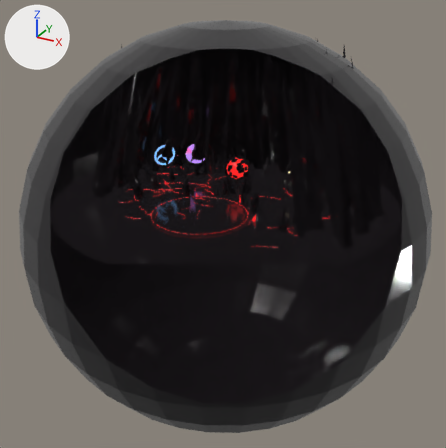
A saved change to the glTF model assets/arenas/origin/origin_arena.glb.
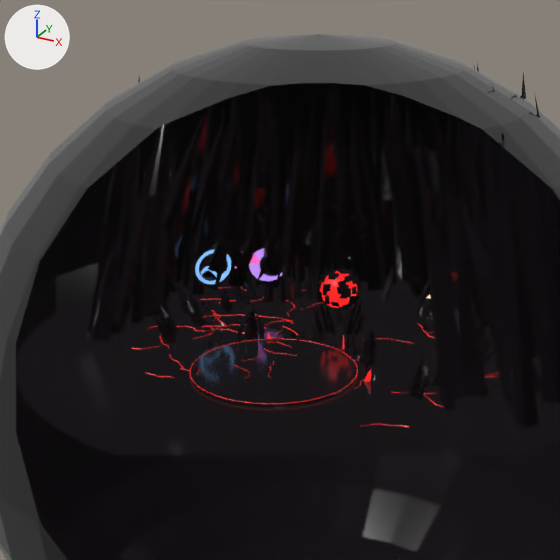
Old and new are each drawn whole from a camera (50 mm lens) standing at (55.2, -91.3, 45.0) and looking at (-0.5, 9.9, -5.6) and again close up on the part from 9% to 82% of the width and 0% to 72% of the height. The lights are fixed; the arrows at upper left show +X, +Y and +Z. The last two pictures show the newer version. Everything nearer to the camera than a plane just in front of the edit is cut away. Vertices at exactly the same position are counted once.

Names of what the first close-up shows: 'OriginChamber'.
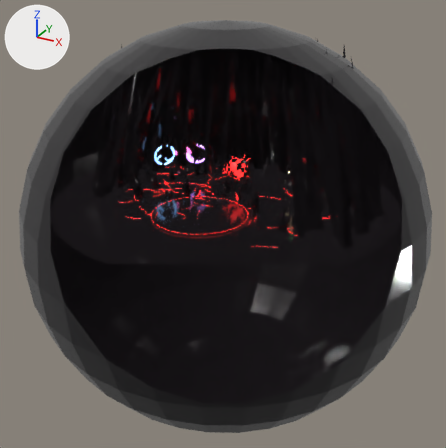
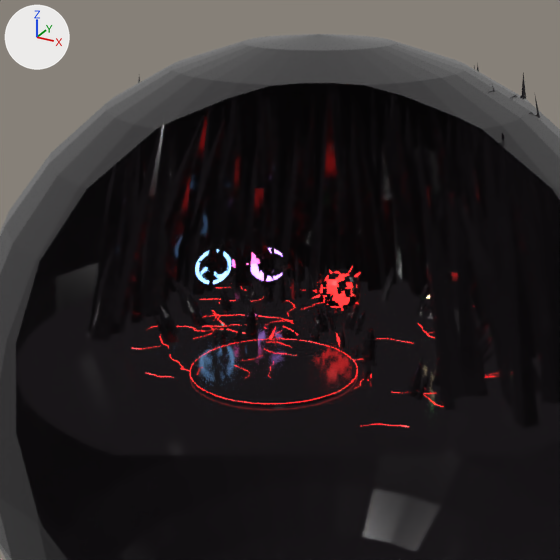
Location of each change, (x1, y1, x2, y2) in pixels of the close-ups (560 x 560 px; the box of a moved part takes in the faces that stretch with it):
'OriginChamber', surface changed, reshaped: (0, 34, 560, 560) in both
part 1 of me_originchamber, moved or reshaped: before (317, 292, 323, 299); after (327, 293, 331, 300)
part 2 of me_originchamber, moved or reshaped (not visible afterwards): before (340, 291, 347, 299)
part 3 of me_originchamber, moved or reshaped (not visible before): after (354, 288, 359, 296)
part 4 of me_originchamber, moved or reshaped: before (326, 284, 331, 291); after (352, 280, 356, 287)
part 5 of me_originchamber, moved or reshaped: before (344, 306, 354, 331); after (348, 296, 360, 330)
part 6 of me_originchamber, moved or reshaped: before (345, 313, 353, 335); after (316, 311, 319, 321)
part 7 of me_originchamber, moved or reshaped: before (335, 309, 343, 324); after (328, 306, 333, 320)
part 8 of me_originchamber, moved or reshaped: before (328, 314, 336, 334); after (336, 309, 342, 327)
part 9 of me_originchamber, rebuilt: before (254, 255, 273, 286); after (255, 259, 281, 282)
part 10 of me_originchamber, rebuilt: before (226, 239, 245, 287); after (229, 239, 243, 288)
part 11 of me_originchamber, rebuilt: before (230, 236, 254, 284); after (230, 233, 256, 283)
part 12 of me_originchamber, rebuilt: before (227, 233, 254, 284); after (235, 239, 252, 286)
part 13 of me_originchamber, rebuilt: before (207, 240, 228, 291); after (200, 244, 219, 289)
part 14 of me_originchamber, rebuilt: before (196, 239, 224, 285); after (195, 243, 224, 288)
part 15 of me_originchamber, rebuilt (13% narrower, 6% taller): before (199, 239, 221, 288); after (197, 240, 216, 292)
part 16 of me_originchamber, deleted: before (201, 188, 476, 368)
part 17 of me_originchamber, built on: before (290, 289, 375, 382); after (199, 196, 471, 381)
part 18 of me_originchamber, recoloured: before (342, 336, 344, 349); after (339, 335, 343, 349)

Diff of the bpy script that builds the scene:
```diff
--- a/assets/arenas/origin/origin_arena.glb.py
+++ b/assets/arenas/origin/origin_arena.glb.py
@@ mat_ori_origin @@
 mat_ori_origin.emission_color = (0.9, 0.02, 0.02)  # red #f32727
-mat_ori_origin.emission_strength = 1.0
+mat_ori_origin.emission_strength = 2.7
@@ mat_ori_emblem_nox @@
 mat_ori_emblem_nox.emission_color = (0.495, 0.27, 0.9)  # purple #bb8ef3
-mat_ori_emblem_nox.emission_strength = 1.0
+mat_ori_emblem_nox.emission_strength = 2.7
@@ mat_ori_emblem_ryuen @@
 mat_ori_emblem_ryuen.emission_color = (0.225, 0.495, 0.9)  # blue #82bbf3
-mat_ori_emblem_ryuen.emission_strength = 1.0
+mat_ori_emblem_ryuen.emission_strength = 2.7
@@ me_originchamber @@
-me_originchamber.from_pydata(...)  # 7846 vertices, 11602 faces; spans x -40.0..40.0, y -30.0..50.0, z -46.0..34.0
+me_originchamber.from_pydata(...)  # 8077 vertices, 11917 faces; spans x -40.0..40.0, y -30.0..50.0, z -46.0..34.0
+# me_originchamber part 1: the loose piece of 8 vertices spanning x -1.8..-1.0, y 12.9..13.8, z 4.0..4.9 is scaled about its middle by (0.573, 0.939, 0.844), then moved by (1.4, -0.6, 0.3)
+# me_originchamber part 2: the loose piece of 8 vertices spanning x 1.0..1.9, y 13.1..13.6, z 4.6..5.5 is multiplied about its middle by the matrix ((0.77, -0.321, 0.426), (0.498, 0.703, -0.369), (-0.193, 0.53, 0.748)), then moved by (0.4, 1.7, -1.3)
+# me_originchamber part 3: the loose piece of 8 vertices spanning x 1.1..1.9, y 15.3..16.3, z 6.0..6.6 is multiplied about its middle by the matrix ((0.682, 0.923, 0.08), (-0.734, 0.599, -0.652), (-0.565, 0.336, 0.944)), then moved by (0.7, -0.9, -1.2)
+# me_originchamber part 4: the loose piece of 8 vertices spanning x -0.5..0.2, y 12.6..13.3, z 5.4..6.1 is moved by (2.0, 1.9, 0.2)
+# me_originchamber part 5: the loose piece of 11 vertices spanning x 0.8..2.0, y 14.6..15.5, z -0.1..3.3 is multiplied about its middle by the matrix ((1.269, -0.061, -0.159), (0.095, 1.245, 0.28), (0.142, -0.289, 1.239)), then moved by (0.0, 1.2, 0.4)
+# me_originchamber part 6: the loose piece of 11 vertices spanning x 1.3..2.5, y 13.6..15.0, z -0.2..2.9 is multiplied about its middle by the matrix ((0.802, 0.014, -0.343), (-0.036, 0.87, -0.05), (0.341, 0.06, 0.8)), then moved by (-3.8, -0.5, -0.2)
+# me_originchamber part 7: the loose piece of 11 vertices spanning x -1.5..-0.1, y 16.1..17.4, z -0.2..4.0 is multiplied about its middle by the matrix ((0.637, -0.002, -0.031), (0.0, 0.636, -0.045), (0.031, 0.045, 0.636)), then moved by (-0.7, -0.8, -0.7)
+# me_originchamber part 8: the loose piece of 11 vertices spanning x -0.3..0.5, y 12.7..14.0, z -0.1..2.6 is multiplied about its middle by the matrix ((1.217, 0.04, -0.08), (0.01, 1.024, 0.663), (0.088, -0.662, 1.021)), then moved by (-0.5, 3.1, 0.2)
+# me_originchamber part 9: the loose piece of 11 vertices spanning x -13.9..-10.4, y 16.9..20.3, z 2.7..9.1 is rebuilt with 11 vertices and now spans x -13.9..-11.0, y 16.0..20.4, z 2.7..9.2
+# me_originchamber part 10: the loose piece of 11 vertices spanning x -15.8..-13.4, y 13.5..17.6, z 2.9..9.5 is rebuilt with 11 vertices and now spans x -15.7..-13.0, y 13.9..18.1, z 2.7..9.5
+# me_originchamber part 11: the loose piece of 11 vertices spanning x -16.3..-13.1, y 13.6..17.9, z 3.1..9.9 is rebuilt with 11 vertices and now spans x -16.1..-12.2, y 14.6..18.1, z 3.0..10.2
+# me_originchamber part 12: the loose piece of 11 vertices spanning x -16.2..-11.7, y 14.5..17.7, z 3.1..10.2 is rebuilt with 11 vertices and now spans x -15.3..-12.9, y 14.1..18.1, z 2.9..9.4
+# me_originchamber part 13: the loose piece of 11 vertices spanning x -17.2..-13.6, y 11.3..14.2, z 3.2..9.8 is rebuilt with 11 vertices and now spans x -17.7..-14.4, y 10.7..13.9, z 3.6..9.6
+# me_originchamber part 14: the loose piece of 11 vertices spanning x -18.3..-13.8, y 11.0..13.5, z 3.4..10.0 is rebuilt with 11 vertices and now spans x -18.3..-13.9, y 11.1..13.4, z 3.3..9.5
+# me_originchamber part 15: the loose piece of 11 vertices spanning x -17.8..-14.1, y 10.6..13.8, z 3.6..10.0 is rebuilt with 11 vertices and now spans x -17.7..-14.6, y 10.3..13.5, z 3.2..10.0
+# me_originchamber part 16: 112 loose pieces with 1193 vertices, spanning x -16.2..18.2, y 2.2..21.9, z -0.2..14.4, are deleted
+# me_originchamber part 17: 23 vertices moved from x -1.3..10.0, y 2.5..15.8, z -0.2..4.7 to x -1.5..10.0, y 2.5..15.8, z -0.2..4.7; 172 vertices removed from x -3.5..10.5, y 2.4..16.4, z -0.2..5.2; 1596 vertices added at x -14.8..17.4, y 2.7..21.7, z -0.2..14.0
+# me_originchamber part 18: 8 faces spanning x 2.9..3.4, y 9.5..10.1, z -0.1..1.5 switch from mat_ori_origin (red #890000, glowing red #f32727) to mat_ori_obsidian (black #1d191d)
+# other edits to the shape of me_originchamber do not show in these pictures
 me_originchamber.materials.append(mat_ori_emblem_kairo)
```
